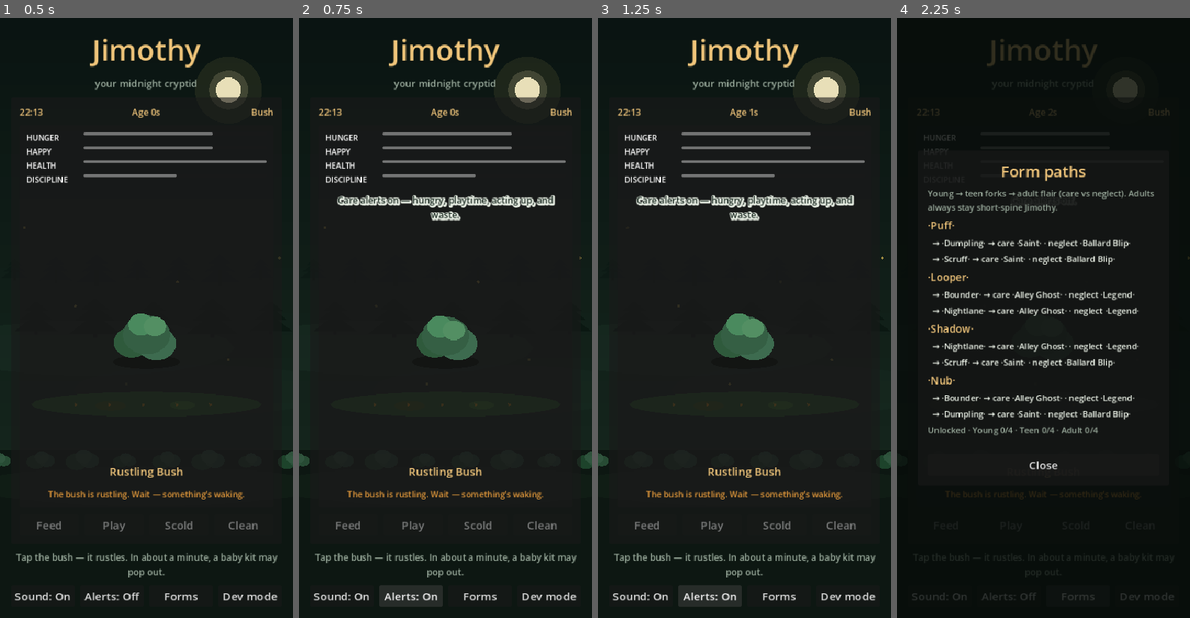
Above: before the commit, frames 1-4 (left to right).
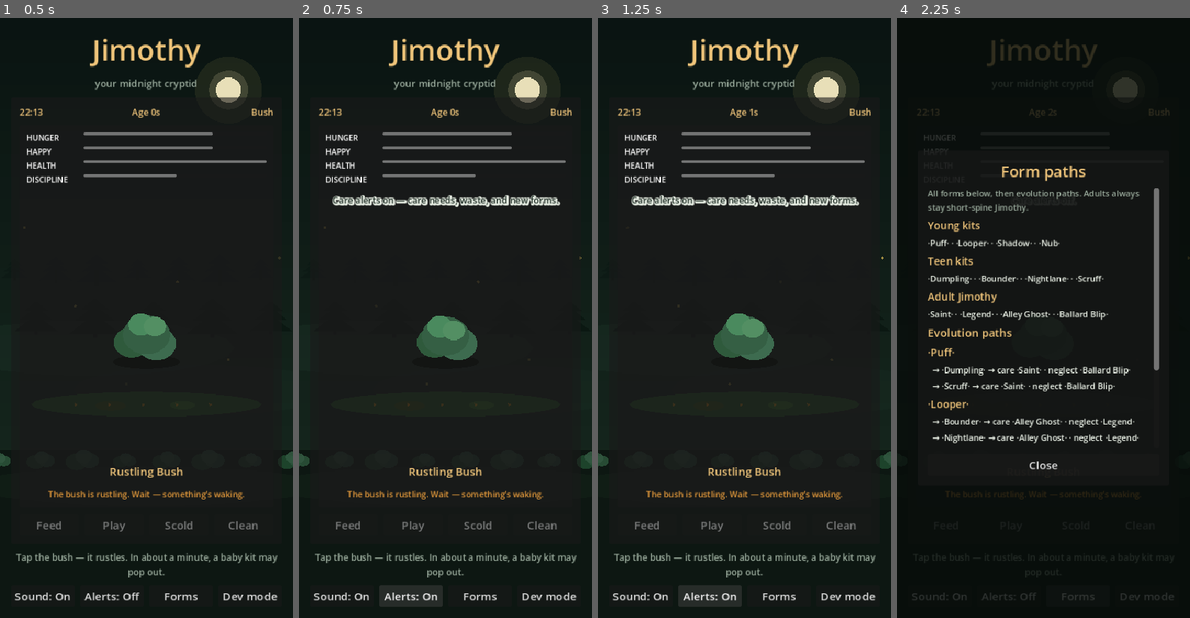
Above: after the commit, the same moments.

Repository: rgarn023/JimothyPet
Game: Godot game, scene res://scenes/main.tscn
Same seed, same stepped clock (60 frames per second), same inputs: the game is played once before the commit and once after it.
Inputs:
- Up to frame 1 (0.5 s): no input
- Up to frame 2 (0.75 s): click "Alerts: Off" at 0.5 s
- Up to frame 3 (1.25 s): no input
- Up to frame 4 (2.25 s): click "Alerts: On" at 1.25 s; click "Forms" at 2 s

Frame 1 is identical in both runs. In frame 2, 1.0% of the frame differs, in the area x 11-90%, y 29-34%; in frame 3, 1.0%; in frame 4, 8.3%, in the area x 10-90%, y 28-71%.

Commit message:
Alert on new forms and show a full form gallery
Notify when Jimothy evolves (baby/young/teen/adult). Forms modal now
lists every silhouette with previews before the evolution paths.

Co-authored-by: rgarn023 <rgarn023@users.noreply.github.com>

Diff:
--- a/godot/scripts/jimothy_notify.gd
+++ b/godot/scripts/jimothy_notify.gd
@@ -1,7 +1,7 @@
 extends Node
-## Care notifications — hungry / play / acting up / waste.
+## Care notifications — hungry / play / acting up / waste / new form.
 ## Web: Notification API via JavaScriptBridge. Desktop Linux: notify-send.
-## Cooldown prevents spam.
+## Cooldown prevents spam (form milestones bypass care cooldown).
 
 const COOLDOWN_SEC := 12 * 60
 
@@ -10,12 +10,14 @@
 	"play": -999999,
 	"stubborn": -999999,
 	"waste": -999999,
+	"form": -999999,
 }
 
 
 func _ready() -> void:
 	if PetState:
 		PetState.state_changed.connect(_on_state)
+		PetState.stage_changed.connect(_on_stage)
 
 
 func _notification(what: int) -> void:
@@ -27,6 +29,27 @@
 func _on_state() -> void:
 	# Light polling when state changes (stubborn flip, decay tick, etc.)
 	check_now()
+
+
+func _on_stage(stage: String) -> void:
+	if PetState == null or not PetState.alerts_enabled:
+		return
+	if stage in ["bush"]:
+		return
+	var body := ""
+	match stage:
+		"baby":
+			body = "Baby kit Jimothy burst from the bush!"
+		"young":
+			body = "Young kit form: %s. Check Form paths for his forks." % PetState.young_form.capitalize()
+		"teen":
+			var teen_label := PetState.teen_form.capitalize() if PetState.teen_form != "" else "Teen"
+			body = "Teen kit form: %s. Adult flair is taking shape." % teen_label
+		"adult":
+			body = "%s Jimothy — fully grown short-spine cryptid." % PetState.adult_form_title()
+		_:
+			return
+	_try_send("form", "Jimothy found a new form", body, Time.get_unix_time_from_system(), true)
 
 
 func check_now() -> void:
@@ -62,9 +85,9 @@
 	return "He’s being stubborn — open the app and scold him."
 
 
-func _try_send(kind: String, title: String, body: String, now: float) -> void:
+func _try_send(kind: String, title: String, body: String, now: float, force: bool = false) -> void:
 	var last: float = float(_last.get(kind, -999999))
-	if now - last < COOLDOWN_SEC:
+	if not force and now - last < COOLDOWN_SEC:
 		return
 	if not _post(title, body):
 		return
--- a/godot/scripts/main.gd
+++ b/godot/scripts/main.gd
@@ -175,11 +175,21 @@
 		c.queue_free()
 
 	var intro := Label.new()
-	intro.text = "Young → teen forks → adult flair (care vs neglect). Adults always stay short-spine Jimothy."
+	intro.text = "All forms below, then evolution paths. Adults always stay short-spine Jimothy."
 	intro.autowrap_mode = TextServer.AUTOWRAP_WORD_SMART
 	intro.add_theme_color_override("font_color", Color("9aab9c"))
 	intro.add_theme_font_size_override("font_size", 12)
 	_forms_list.add_child(intro)
+
+	_add_form_catalog("Young kits", "young", YOUNG_FORMS)
+	_add_form_catalog("Teen kits", "teen", TEEN_FORMS)
+	_add_form_catalog("Adult Jimothy", "adult", ADULT_FORMS)
+
+	var path_head := Label.new()
+	path_head.text = "Evolution paths"
+	path_head.add_theme_color_override("font_color", Color("f0c57a"))
+	path_head.add_theme_font_size_override("font_size", 16)
+	_forms_list.add_child(path_head)
 
 	# young → [teen options] → adult good / neglect
 	var paths := [
@@ -228,6 +238,23 @@
 	_forms_list.add_child(counts)
 
 
+func _add_form_catalog(title: String, bucket: String, forms: Array) -> void:
+	var head := Label.new()
+	head.text = title
+	head.add_theme_color_override("font_color", Color("f0c57a"))
+	head.add_theme_font_size_override("font_size", 15)
+	_forms_list.add_child(head)
+	var row := Label.new()
+	var bits: PackedStringArray = []
+	for f in forms:
+		bits.append(_form_mark(bucket, str(f)))
+	row.text = " · ".join(bits)
+	row.autowrap_mode = TextServer.AUTOWRAP_WORD_SMART
+	row.add_theme_color_override("font_color", Color("eef5ea"))
+	row.add_theme_font_size_override("font_size", 12)
+	_forms_list.add_child(row)
+
+
 func _unlocked_count(bucket: String, forms: Array) -> int:
 	var n := 0
 	for f in forms:
@@ -424,7 +451,7 @@
 	if PetState.alerts_enabled:
 		if JimothyNotify and JimothyNotify.has_method("request_permission_web"):
 			JimothyNotify.request_permission_web()
-		PetState.speech.emit("Care alerts on — hungry, playtime, acting up, and waste.")
+		PetState.speech.emit("Care alerts on — care needs, waste, and new forms.")
 		if JimothyNotify:
 			JimothyNotify.check_now()
 	else:
Not shown, changed: README.md
Not shown, changed: godot/README.md
Not shown, changed: index.html
Not shown, changed: js/game.js
Not shown, changed: js/notify.js
Not shown, changed: styles.css
